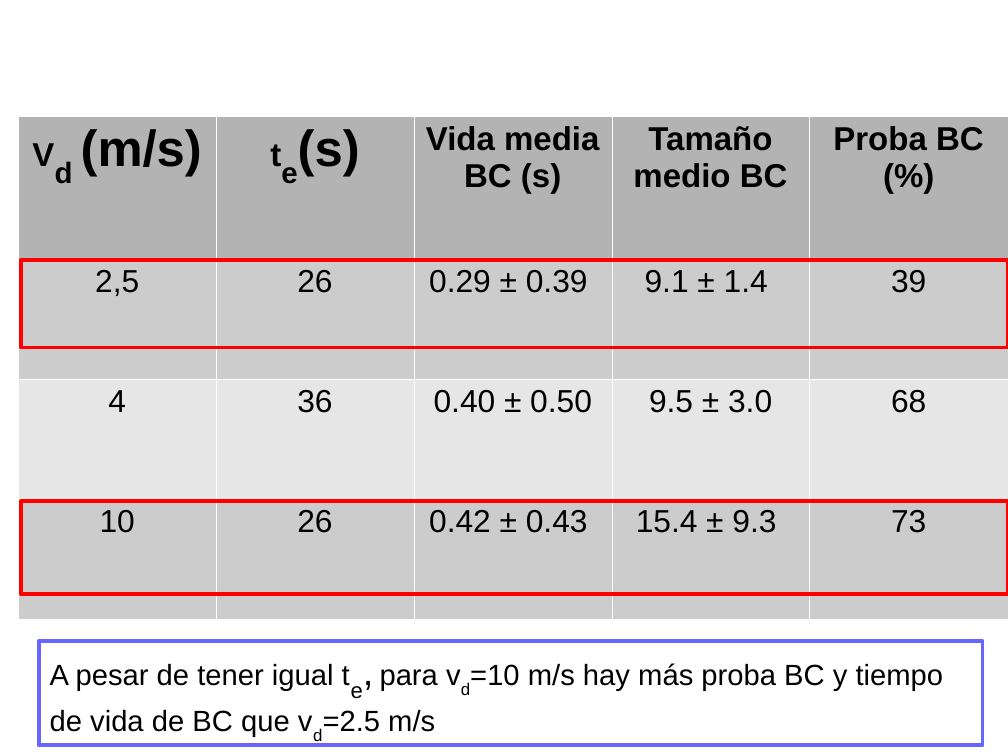
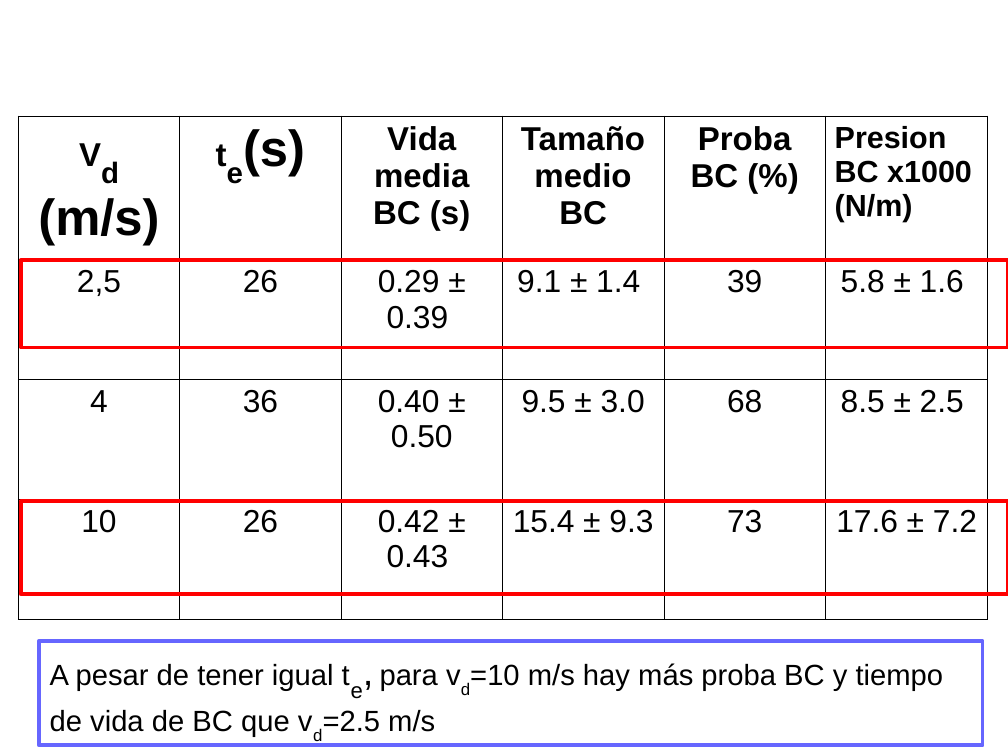
Before and after one commit to ignaciosticco/super_ath, a slide deck: slide 5 of present_superath1.odp (slide 4 before the commit). Drawn at 1008x756 pixels with LibreOffice and Linux fonts; fonts in the diff are those of the drawing. Boxes give left, top, right and bottom in pixels: in the first picture for what was removed or moved away, otherwise in the second. Text is boxed around its words. In the diff, an @@ line names an element or a change of style, - is before the commit and + after.

Commit message:
Isobaras de presion

```diff
--- a/present_superath1.odp
+++ b/present_superath1.odp
@@ table at [18,116,986,619] @@
+column 6: Presion BC x1000 (N/m) | 5.8 ± 1.6 | 8.5 ± 2.5 | 17.6 ± 7.2
@@ table: place and size @@
-table at [18,116,1007,619]
+table at [18,116,986,619]
```
Also in this commit, not shown: 3 other slides changed, 2 slides added, 6 other files.
